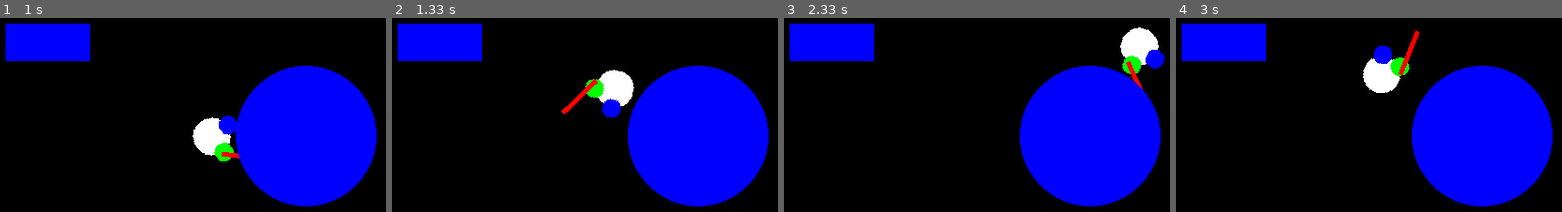
Above: before the commit, frames 1-4 (left to right).
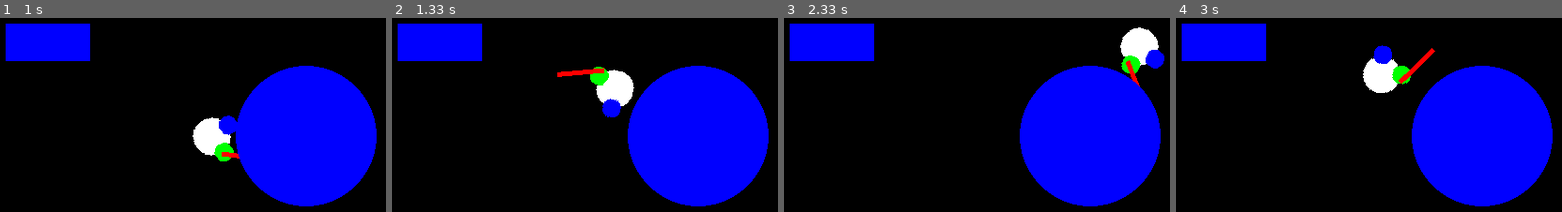
Above: after the commit, the same moments.

Repository: fjaviergb/Pygames-Hermanios
Game: pygame game, started from Combinacion.py
Two runs of this game, one before a commit and one after it. Both use one fixed random seed, a clock stepped at 60 frames per second and the inputs below.
Inputs (mouse positions are in pixels of both pictures, inside the frame that each line leads up to):
- Up to frame 1 (1 s): click (212, 182) at 0.38 s; hold Right from 0.67 s (still down); click (362, 173) at 0.75 s
- Up to frame 2 (1.33 s): release Right at 1.13 s; hold Up from 1.17 s (still down); click (492, 184) at 1.25 s
- Up to frame 3 (2.33 s): release Up at 1.47 s; hold Right 1.5-1.97 s; click (849, 126) at 1.58 s; click (outside the picture) at 2.05 s
- Up to frame 4 (3 s): hold Left 2.33-2.87 s; click (outside the picture) at 2.42 s; hold Down from 2.9 s (still down); click (1396, 56) at 2.98 s

Frame 1 is identical in both runs. In frame 2, 1.0% of the frame differs, in the area x 42-57%, y 25-50%; in frame 3, 0.1%; in frame 4, 0.8%.

Commit message:
Angle, Body, Sword, Colision - 30/06/2020

Diff:
--- a/Combinacion.py
+++ b/Combinacion.py
@@ -241,7 +241,7 @@
                 self.backright = False
                 self.swingleft = False
                 self.swingright = False
-
+                self.chargecount = 1
 # =============================================================================
 #                 if self.last_angle > self.angle:
 #                     self.angle += 8
@@ -287,22 +287,24 @@
 all_sprites.add(column)
 
 
-def isClash(angle_grad, signo):
-    Lhand.angle = 90 - angle_grad + signo * (espada.chargecount - 8) * 90 / 30
-    espada.angle = 90 - angle_grad + signo * (espada.chargecount - 8) * 90 / 30
-    espada.image = pg.transform.rotate(espada.image_orig, espada.angle)
-    espada.rect = espada.image.get_rect(center = player.rect.center)
-    espada.mask = pg.mask.from_surface(espada.image)
-    if espada.image != espada.image_orig and ((espada.slashleft and not espada.swingleft and not espada.backleft) or (espada.slashright and not espada.swingright and not espada.backright)):
+def isClash(angle_grad, signo, angle):
+    i = 8
+    for i in range(8,0,-1):
+        Lhand.angle = angle - angle_grad + signo * (espada.chargecount - i) * 90 / 30
+        espada.angle = angle - angle_grad + signo * (espada.chargecount - i) * 90 / 30
+        espada.image = pg.transform.rotate(espada.image_orig, espada.angle)
+        espada.rect = espada.image.get_rect(center = player.rect.center)
         espada.mask = pg.mask.from_surface(espada.image)
-        block_hit_list = pg.sprite.spritecollide(espada, obstacle_group, False)
-        block_hit_list_masked = pg.sprite.spritecollide(espada, block_hit_list, False, pg.sprite.collide_mask)
-        if len(block_hit_list) != 0:
-
-            return True
-
+        if espada.image != espada.image_orig and ((espada.slashleft and not espada.swingleft and not espada.backleft) or (espada.slashright and not espada.swingright and not espada.backright)):
+            block_hit_list = pg.sprite.spritecollide(espada, obstacle_group, False)
+            block_hit_list_masked = pg.sprite.spritecollide(espada, block_hit_list, False, pg.sprite.collide_mask)
+            if len(block_hit_list_masked) == 0:
+                break
+            else:
+                pass
         else:
-            return False
+            break
+    return i
 
 cursorcount = 0
 clock = pg.time.Clock()
@@ -492,14 +494,10 @@
                 espada.chargecount += 1
         elif espada.slashright and not espada.swingright and not espada.backright:
             if espada.chargecount >= espada.countlimit * -20 / 30:
-                if not isClash(angle_grad, -1):
                     Lhand.angle = 90 - angle_grad - espada.chargecount * 90 / 30
                     espada.angle = 90 - angle_grad - espada.chargecount * 90 / 30
-                    espada.chargecount -=  8
-                else:
-                    Lhand.angle = 90 - angle_grad - espada.chargecount * 90 / 30
-                    espada.angle = 90 - angle_grad - espada.chargecount * 90 / 30
-                    espada.chargecount -= 4
+                    espada.chargecount -= isClash(angle_grad, -1, 90)
+
             else:
                 espada.slashright = False
                 espada.backright = True
@@ -528,14 +526,10 @@
                 espada.chargecount += 1
         elif espada.slashleft and not espada.swingleft and not espada.backleft:
             if espada.chargecount >= espada.countlimit * -20 / 30:
-                if not isClash(angle_grad, 1):
                     Lhand.angle = 90 - angle_grad + espada.chargecount * 90 / 30
                     espada.angle = 90 - angle_grad + espada.chargecount * 90 / 30
-                    espada.chargecount -=  8
-                else:
-                    Lhand.angle = 90 - angle_grad + espada.chargecount * 90 / 30
-                    espada.angle = 90 - angle_grad + espada.chargecount * 90 / 30
-                    espada.chargecount -= 1
+                    espada.chargecount -=  isClash(angle_grad, 1, 90)
+
             else:
                 espada.slashleft = False
                 espada.backleft = True
@@ -565,14 +559,10 @@
                 espada.chargecount += 1
         elif espada.slashright and not espada.swingright and not espada.backright:
             if espada.chargecount >= espada.countlimit * -20 / 30:
-                if not isClash(angle_grad, -1):
                     Lhand.angle = 270 - angle_grad - espada.chargecount * 90 / 30
                     espada.angle = 270 - angle_grad - espada.chargecount * 90 / 30
-                    espada.chargecount -=  8
-                else:
-                    Lhand.angle = 270 - angle_grad - espada.chargecount * 90 / 30
-                    espada.angle = 270 - angle_grad - espada.chargecount * 90 / 30
-                    espada.chargecount -= 1
+                    espada.chargecount -=  isClash(angle_grad, -1, 270)
+
             else:
                 espada.slashright = False
                 espada.backright = True
@@ -600,14 +590,10 @@
                 espada.chargecount += 1
         elif espada.slashleft and not espada.swingleft and not espada.backleft:
             if espada.chargecount >= espada.countlimit * -20 / 30:
-                if not isClash(angle_grad, 1):
                     Lhand.angle = 270 - angle_grad + espada.chargecount * 90 / 30
                     espada.angle = 270 - angle_grad + espada.chargecount * 90 / 30
-                    espada.chargecount -=  8
-                else:
-                    Lhand.angle = 270 - angle_grad + espada.chargecount * 90 / 30
-                    espada.angle = 270 - angle_grad + espada.chargecount * 90 / 30
-                    espada.chargecount -= 1
+                    espada.chargecount -=  isClash(angle_grad, 1, 270)
+
             else:
                 espada.slashleft = False
                 espada.backleft = True
@@ -640,7 +626,8 @@
             if espada.chargecount >= espada.countlimit * -20 / 30:
                 Lhand.angle = 0 - espada.chargecount * 90 / 30
                 espada.angle = 0 - espada.chargecount * 90 / 30
-                espada.chargecount -= 8
+                espada.chargecount -= isClash(angle_grad, -1, 0)
+
             else:
                 espada.slashright = False
                 espada.backright = True
@@ -663,7 +650,8 @@
             if espada.chargecount >= espada.countlimit * -20 / 30:
                 Lhand.angle = 0 + espada.chargecount * 90 / 30
                 espada.angle = 0 + espada.chargecount * 90 / 30
-                espada.chargecount -= 8
+                espada.chargecount -= isClash(angle_grad, 1, 0)
+
             else:
                 espada.slashleft = False
                 espada.backleft = True
@@ -688,7 +676,8 @@
             if espada.chargecount >= espada.countlimit * -20 / 30:
                 Lhand.angle = 180 - espada.chargecount * 90 / 30
                 espada.angle = 180 - espada.chargecount * 90 / 30
-                espada.chargecount -= 8
+                espada.chargecount -= isClash(angle_grad, -1, 180)
+
             else:
                 espada.slashright = False
                 espada.backright = True
@@ -711,7 +700,8 @@
             if espada.chargecount >= espada.countlimit * -20 / 30:
                 Lhand.angle = 180 + espada.chargecount * 90 / 30
                 espada.angle = 180 + espada.chargecount * 90 / 30
-                espada.chargecount -= 8
+                espada.chargecount -= isClash(angle_grad, 1, 180)
+
             else:
                 espada.slashleft = False
                 espada.backleft = True
